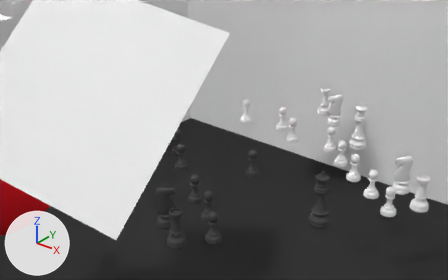
One commit to the Blender file 04-Shots/Shot7.blend: the scene before it, then after it.
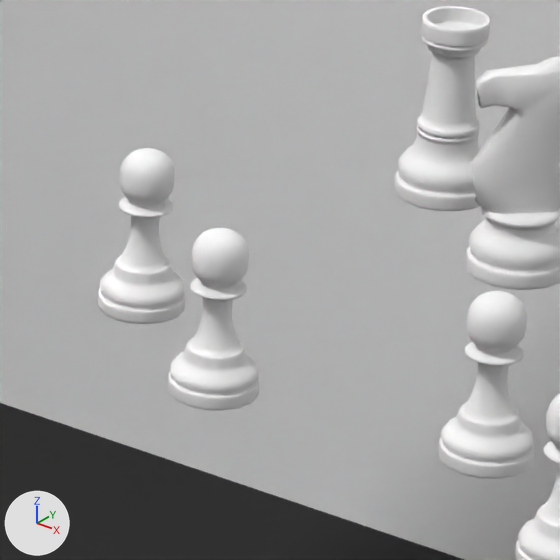
The first picture shows the older version from a 50 mm camera at (4.71, -6.26, 8.64) aimed at (-2.05, 2.19, 3.4). The close-ups show both versions on the part from 59% to 76% of the width and 31% to 59% of the height of that picture. The lights are fixed; the arrows at lower left show +X, +Y and +Z.

The first close-up shows 'BAUERweiß', 'BAUERweiß.001', 'BAUERweiß.003', 'BAUERweiß.004', 'Hoehle', 'PferdWeiß.001', 'TurmWeiß'.
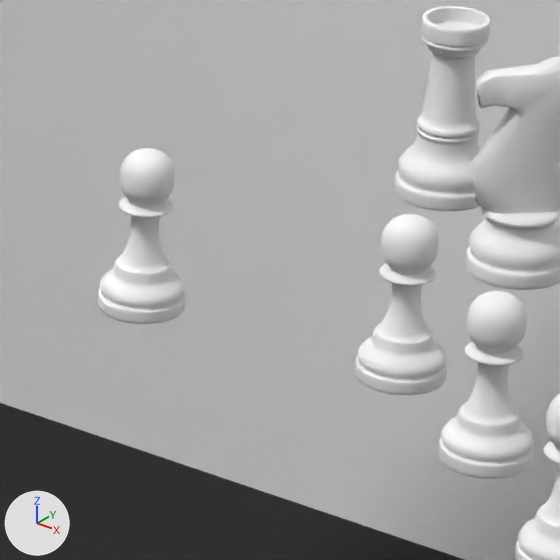
Changed parts and their boxes [x1, y1, x2, y2] in the close-ups (560 x 560 px):
'BAUERweiß.001', moved
    before: [168, 228, 259, 411]
    after: [355, 214, 447, 395]

What changed in the scene script:
```text
Change ob_bauerweiß_001:
    ob_bauerweiß_001.location: (-0.972, 2.604, 3.36) -> (-0.628, 2.997, 3.36)
```
